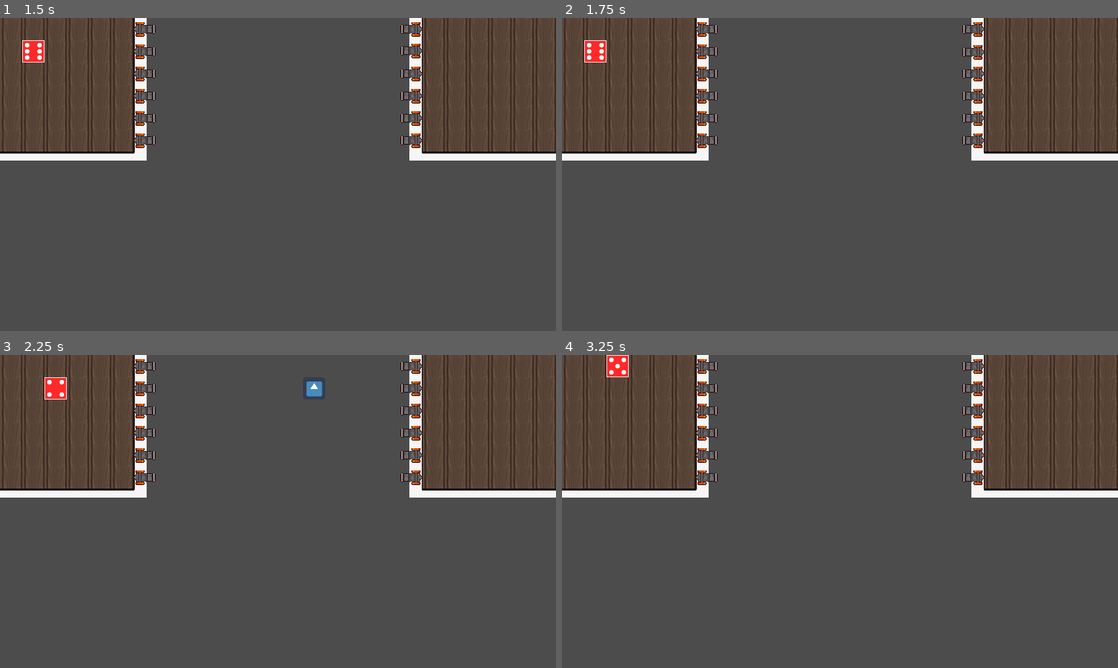
Above: before the commit, frames 1-4 (two rows, left to right).
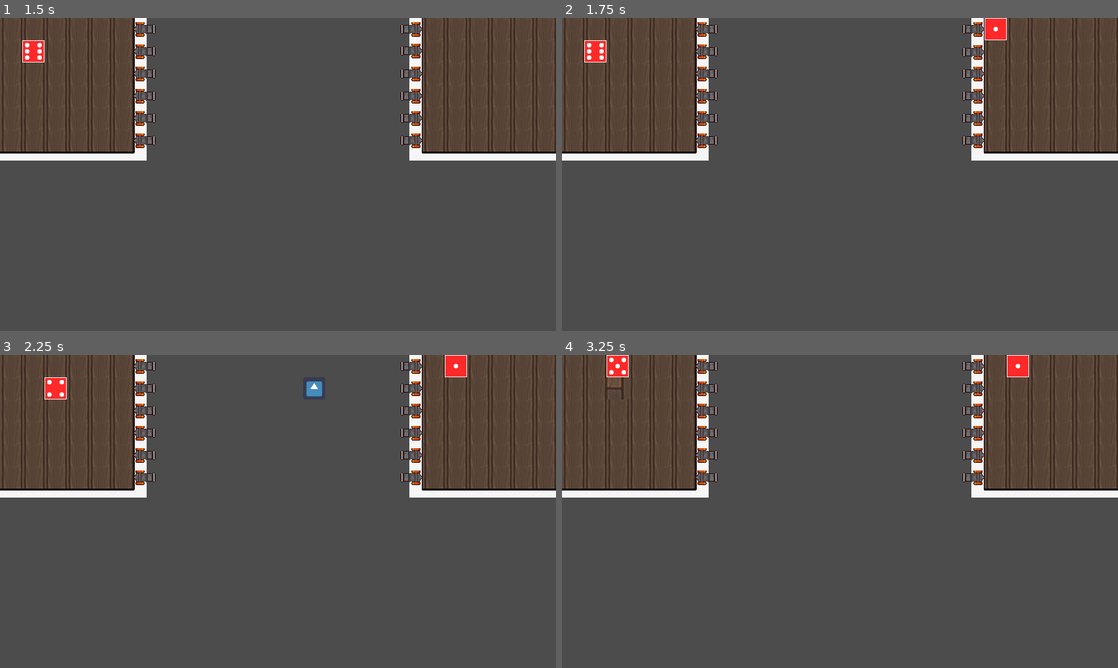
Above: after the commit, the same moments.

Repository: JayAiJoe/GMTK2022-NavyDice
Game: Godot game, scene res://src/Board/MainGame.tscn
The game is run twice, just before and just after one commit, with the same random seed, the same clock (stepped at 60 frames per second) and the same inputs. The engine's default icon, where the game draws it, is replaced by a stand-in: a white triangle on a blue panel in a dark square.
Inputs:
- Up to frame 1 (1.5 s): tap Enter at 0.5 s; hold D (P1_right) 0.53-1.28 s; hold Down (P2_down) 0.53-1.28 s; tap Space at 1.25 s; hold S (P1_down) from 1.28 s (still down); tap Left (P2_left) at 1.35 s
- Up to frame 2 (1.75 s): keep holding S (P1_down)
- Up to frame 3 (2.25 s): release S (P1_down) at 2.03 s; hold D (P1_right) from 2.03 s (still down); hold Right (P2_right) from 2.03 s (still down)
- Up to frame 4 (3.25 s): release D (P1_right) at 2.78 s; release Right (P2_right) at 2.78 s; hold W (P1_up) from 2.78 s (still down); tap Up (P2_up) at 2.85 s

Frame 1 is identical in both runs. In frame 2, 0.3% of the frame differs, in the area x 76-80%, y 0-8%; in frame 3, 0.3%; in frame 4, 0.4%, in the area x 8-84%, y 0-15%.

Commit message:
dice refill and grid damage

Diff:
--- a/src/Board/Grid.gd
+++ b/src/Board/Grid.gd
@@ -8,13 +8,14 @@
 
 export var ControlDice = preload("res://src/Player/ControlDice.tscn")
 
-var current_dice : ControlDice = null
+var current_dice  = null
 var dice_position : Vector2 = Vector2(0, 0)
 
 var _grid = []
 var moving : bool = false
 
 var loading_edge = 6
+
 func _ready() -> void:
 	for y in (POS.grid_rows):
 		var row = []
@@ -24,17 +25,27 @@
 	spawn_dice()
 
 
-#func _draw():
-#	var draw = true
-#	for x in range(POS.grid_columns):
-#		for y in range(POS.grid_rows):
-#			if (x + y) % 2 == 0:
-#				draw_rect(Rect2(global_position.x + x * POS.tile_size + global_position.x, y * POS.tile_size + global_position.y, POS.tile_size, POS.tile_size), "#0000FF")
+func _on_RefillTimer_timeout() -> void:
+	spawn_dice()
+
+func _on_Grid_body_entered(body: Node) -> void:
+	if body is Projectile:
+		var damage = (body as Projectile).target
+		if is_in_grid(damage):
+			set_tile_state(damage, tile_states.broken)
+		body.queue_free()
+
+func start_refill_timer():
+	$RefillTimer.start()
 
 func spawn_dice() -> void:
+	reset_dice()
 	var dice = ControlDice.instance()
+	dice.connect("consumed", self, "start_refill_timer")
+	current_dice = dice
 	add_child(dice)
-	current_dice = dice
+
+
 func move_dice(direction : int) -> void:
 	var destination = dice_position + POS.directions[direction]
 	if is_in_grid(destination):
@@ -57,12 +68,8 @@
 
 func set_tile_state(coordinates : Vector2, state : int) -> void:
 	_grid[coordinates.y][coordinates.x] = state
-	$Tilemap.set_cell(coordinates.x, coordinates.y, state)
+	$TileMap.set_cell(coordinates.x, coordinates.y, state)
 
-
-func _on_Grid_body_entered(body: Node) -> void:
-	if body is Projectile:
-		var damage = (body as Projectile).target
-		if is_in_grid(damage):
-			set_tile_state(damage, tile_states.broken)
-		body.queue_free()
+func reset_dice():
+	moving = false
+	dice_position = Vector2.ZERO
--- a/src/Board/Grid.tscn
+++ b/src/Board/Grid.tscn
@@ -56,4 +56,9 @@
 position = Vector2( 192, 192 )
 shape = SubResource( 2 )
 
+[node name="RefillTimer" type="Timer" parent="."]
+wait_time = 0.2
+one_shot = true
+
 [connection signal="body_entered" from="." to="." method="_on_Grid_body_entered"]
+[connection signal="timeout" from="RefillTimer" to="." method="_on_RefillTimer_timeout"]
--- a/src/Board/MainGame.tscn
+++ b/src/Board/MainGame.tscn
@@ -1,16 +1,13 @@
-[gd_scene load_steps=5 format=2]
+[gd_scene load_steps=4 format=2]
 
 [ext_resource path="res://src/Board/GridP2.tscn" type="PackedScene" id=1]
 [ext_resource path="res://src/Board/GridP1.tscn" type="PackedScene" id=2]
 [ext_resource path="res://src/Board/MainGame.gd" type="Script" id=3]
-[ext_resource path="res://src/Player/ControlDice.tscn" type="PackedScene" id=4]
 
 [node name="MainGame" type="Node2D"]
 script = ExtResource( 3 )
 
 [node name="GridP1" parent="." instance=ExtResource( 2 )]
-ControlDice = ExtResource( 4 )
 
 [node name="GridP2" parent="." instance=ExtResource( 1 )]
 position = Vector2( 1216, 0 )
-ControlDice = ExtResource( 4 )
--- a/src/Items/Cannon.gd
+++ b/src/Items/Cannon.gd
@@ -6,9 +6,13 @@
 export var row = 0
 export var x_direction = 1
 
-func fire(coordinates : Vector2) -> void:
+func fire(coordinates : Vector2, dice_face : int) -> void:
 	$AnimationPlayer.play("Firing")
 	yield($AnimationPlayer, "animation_finished")
 	var bullet = Projectile.instance()
+	if x_direction == 1:
+		bullet.target = Vector2(dice_face - 1, row - 1)
+	else:
+		bullet.target = Vector2(6 - dice_face, row - 1)
 	bullet.speed *= x_direction
 	add_child(bullet)
--- a/src/Player/ControlDice.gd
+++ b/src/Player/ControlDice.gd
@@ -1,6 +1,8 @@
 extends Node2D
 
 class_name ControlDice
+
+signal consumed
 
 var new_pos_ori
 var dice_state
@@ -63,5 +65,6 @@
 
 func load_and_fire(area : Area2D):
 	if area is Cannon:
-		(area as Cannon).fire(Vector2(get_face_up(), get_face_up()))
+		(area as Cannon).fire(Vector2(get_face_up(), get_face_up()), get_face_up())
+		emit_signal("consumed")
 		queue_free()
